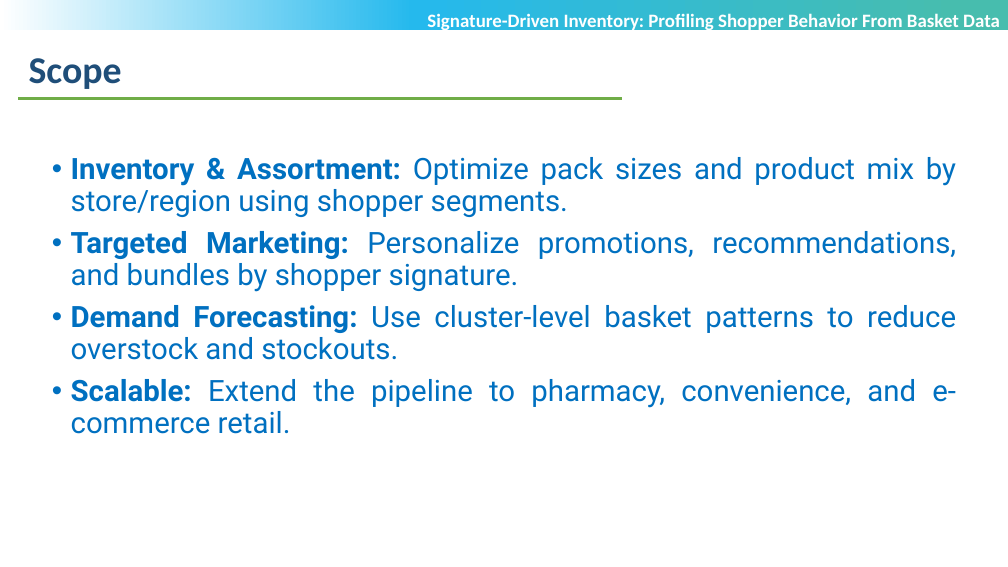
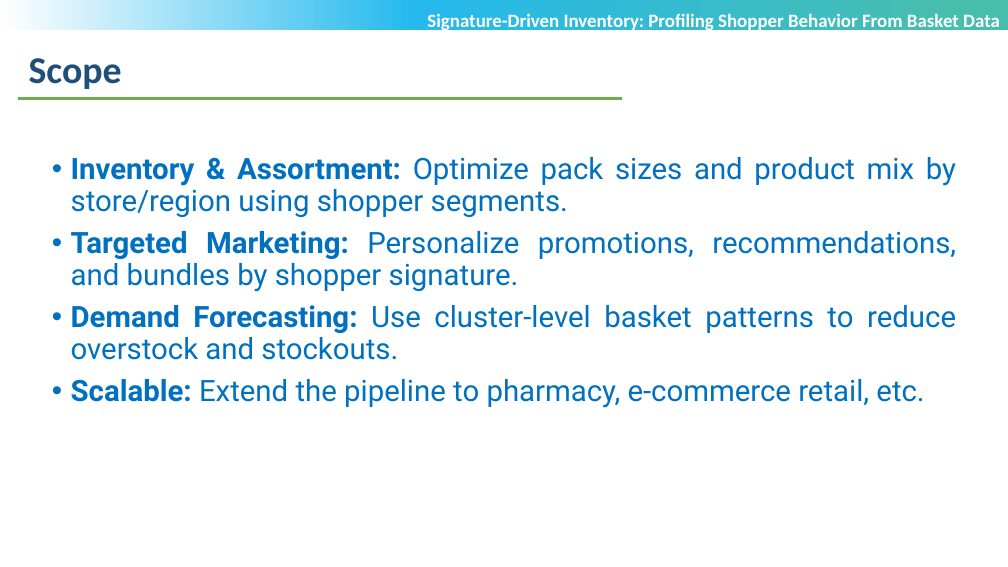
Before and after one commit to POOJITHA-02/lti-proj, a slide deck: slide 16 of 1ST REVIEW.pptx. Drawn at 1008x567 pixels with LibreOffice and Linux fonts; fonts in the diff are those of the drawing; background and template pictures are left out. Boxes give left, top, right and bottom in pixels: in the first picture for what was removed or moved away, otherwise in the second. Text is boxed around its words. In the diff, an @@ line names an element or a change of style, - is before the commit and + after.

```diff
--- a/1ST REVIEW.pptx
+++ b/1ST REVIEW.pptx
@@ text at (71, 379, 924, 408): text changed @@
-• Scalable: Extend the pipeline to pharmacy, convenience, and e-commerce retail.
+• Scalable: Extend the pipeline to pharmacy, e-commerce retail, etc.
```
Also in this commit, not shown: 11 other slides changed.
